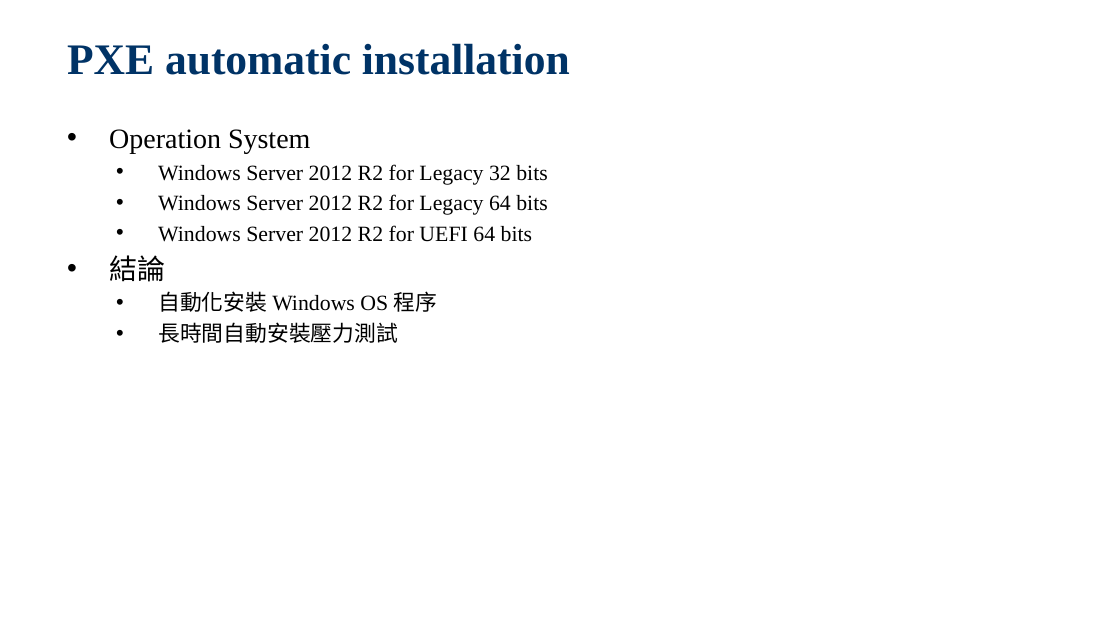
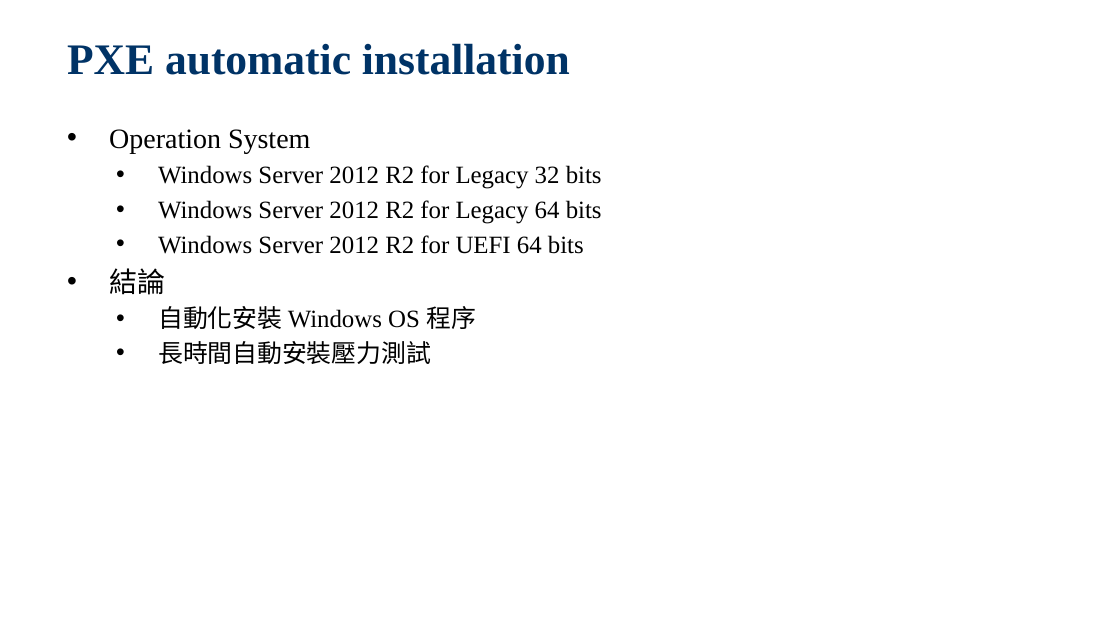
Before and after one commit to jackiejay888/automation, a slide deck: slide 29 of kpi/Test Automation_Demo.pptx (slide 26 before the commit). Drawn at 1120x630 pixels with LibreOffice and Linux fonts; fonts in the diff are those of the drawing; background and template pictures are left out. Boxes give left, top, right and bottom in pixels: in the first picture for what was removed or moved away, otherwise in the second. Text is boxed around its words. In the diff, an @@ line names an element or a change of style, - is before the commit and + after.

```diff
--- a/kpi/Test Automation_Demo.pptx
+++ b/kpi/Test Automation_Demo.pptx
@@ text at [158,165,602,364]: size 14 to 16 pt in "Windows Server 2012 R2 for Legacy 32 ...", "Windows Server 2012 R2 for Legacy 64 ...", "Windows Server 2012 R2 for UEFI 64 ...", "自動化安裝 Windows OS 程序" and 1 more places @@
```
Also in this commit, not shown: 18 other slides changed, 3 slides added.
